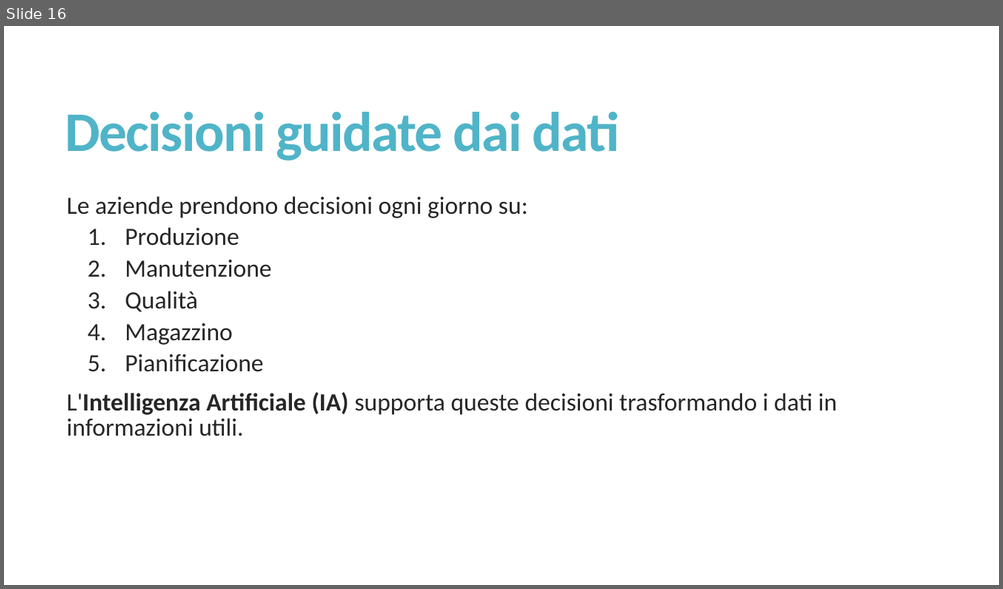
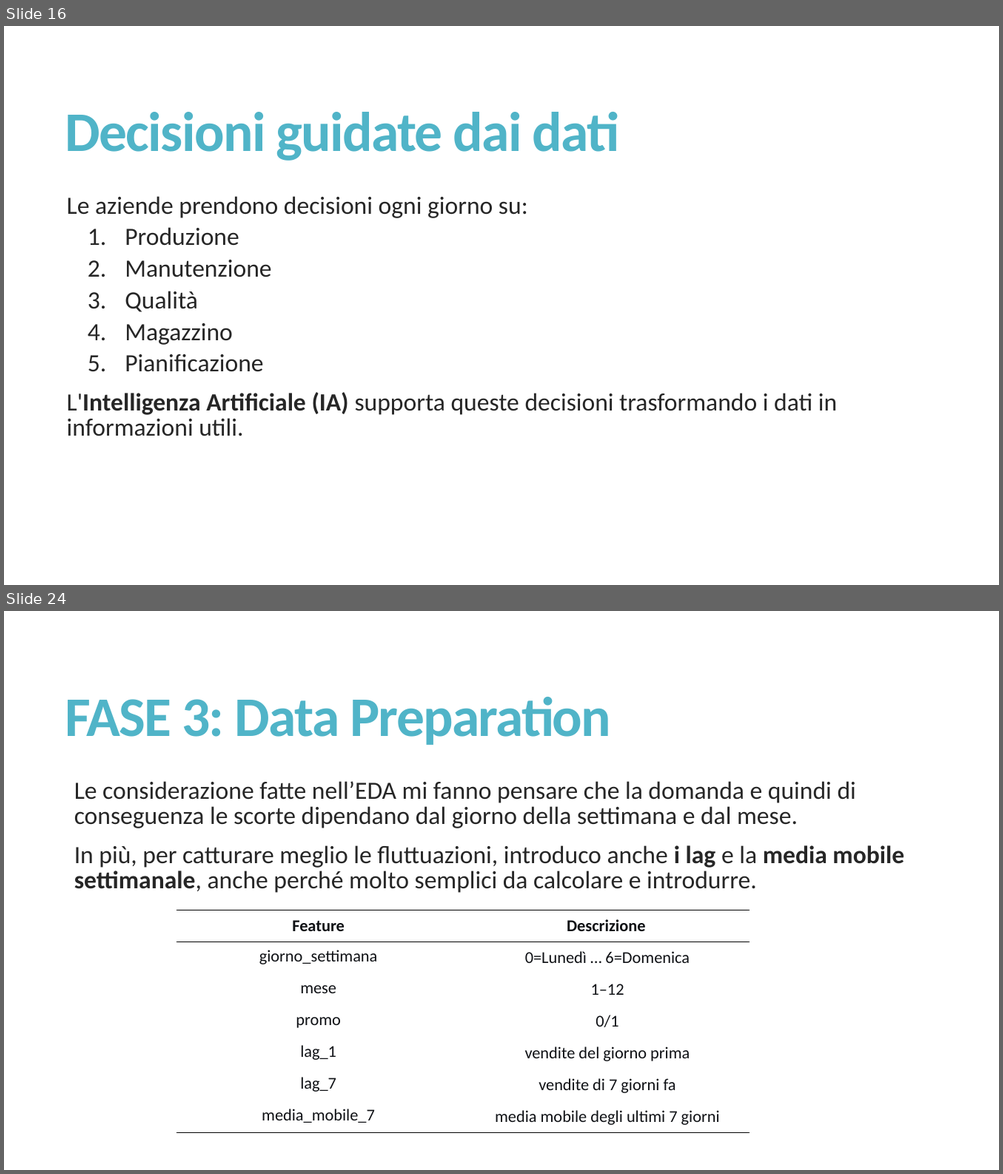
Before and after one commit to misterkilgore/machine_learning_4_pmi, a slide deck: slides/Innovazione con l’IA - Lezione 1.pptx. Shown one above the other, each under a label of ours: slide 16 before the commit, slides 16 and 24 after it; the slides between them are not shown. The pictures are 1003x589 and 1003x1174 pixels, drawn with LibreOffice and Linux fonts; fonts in the diff are those of the drawing. Boxes give left, top, right and bottom in pixels: in the first picture for what was removed or moved away, otherwise in the second. Text is boxed around its words. In the diff, an @@ line names an element or a change of style, - is before the commit and + after.

```diff
--- a/slides/Innovazione con l’IA - Lezione 1.pptx
+++ b/slides/Innovazione con l’IA - Lezione 1.pptx
@@ slide 24 added at box(4, 611, 999, 1170), background #FFFFFF @@
@@ title added at box(65, 697, 611, 745), 54 pt, text #50B4C8, bold @@
+FASE 3: Data Preparation
@@ text added at box(74, 781, 904, 893), 24 pt, text #262626 @@
+  Le considerazione fatte nell’EDA mi fanno pensare che la domanda e quindi di conseguenza le scorte dipendano dal giorno della settimana e dal mese.
+  In più, per catturare meglio le fluttuazioni, introduco anche i lag e la media mobile settimanale, anche perché molto semplici da calcolare e introdurre.
@@ table added at box(176, 910, 749, 1135), 7 rows, 2 columns @@
+Feature | Descrizione
+giorno_settimana | 0=Lunedì … 6=Domenica
+mese | 1–12
+promo | 0/1
+lag_1 | vendite del giorno prima
+lag_7 | vendite di 7 giorni fa
+media_mobile_7 | media mobile degli ultimi 7 giorni
```
Also in this commit, not shown: 3 slides changed, 8 other slides added, 1 other file.
